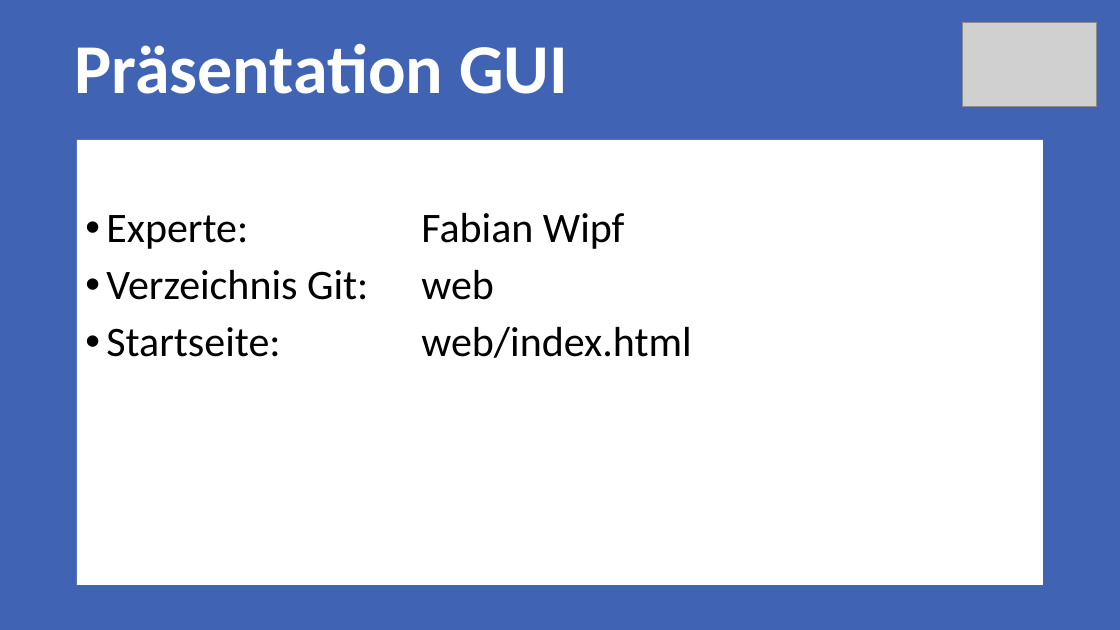
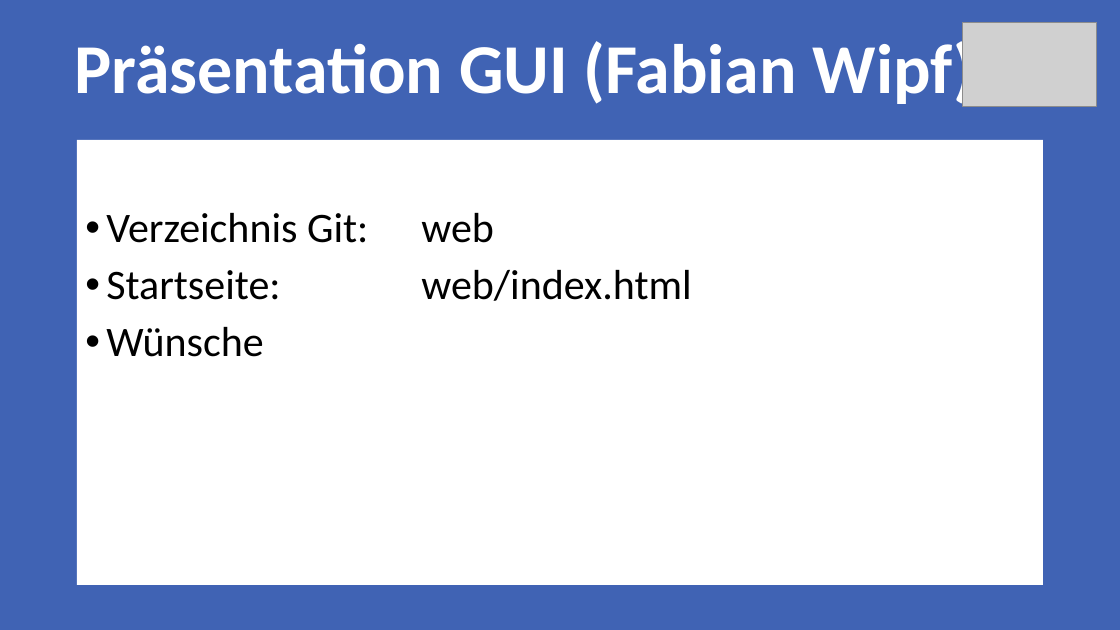
Before and after one commit to Rinc11/FOS, a slide deck: slide 6 of documents/00_Sitzungen/Milestone_1/Meilenstein1.pptx. Drawn at 1120x630 pixels with LibreOffice and Linux fonts; fonts in the diff are those of the drawing; grey boxes stand for pictures. Boxes give left, top, right and bottom in pixels: in the first picture for what was removed or moved away, otherwise in the second. Text is boxed around its words. In the diff, an @@ line names an element or a change of style, - is before the commit and + after.

```diff
--- a/documents/00_Sitzungen/Milestone_1/Meilenstein1.pptx
+++ b/documents/00_Sitzungen/Milestone_1/Meilenstein1.pptx
@@ title at bbox=[75, 35, 976, 107]: text changed @@
-Präsentation GUI
+Präsentation GUI (Fabian Wipf)
@@ text at bbox=[77, 140, 1044, 586]: paragraph added @@
+• Wünsche
@@ text at bbox=[106, 213, 624, 249]: paragraph removed @@
-• Experte: Fabian Wipf
```
Also in this commit, not shown: 2 other slides changed, 1 slide added, 1 slide removed.
